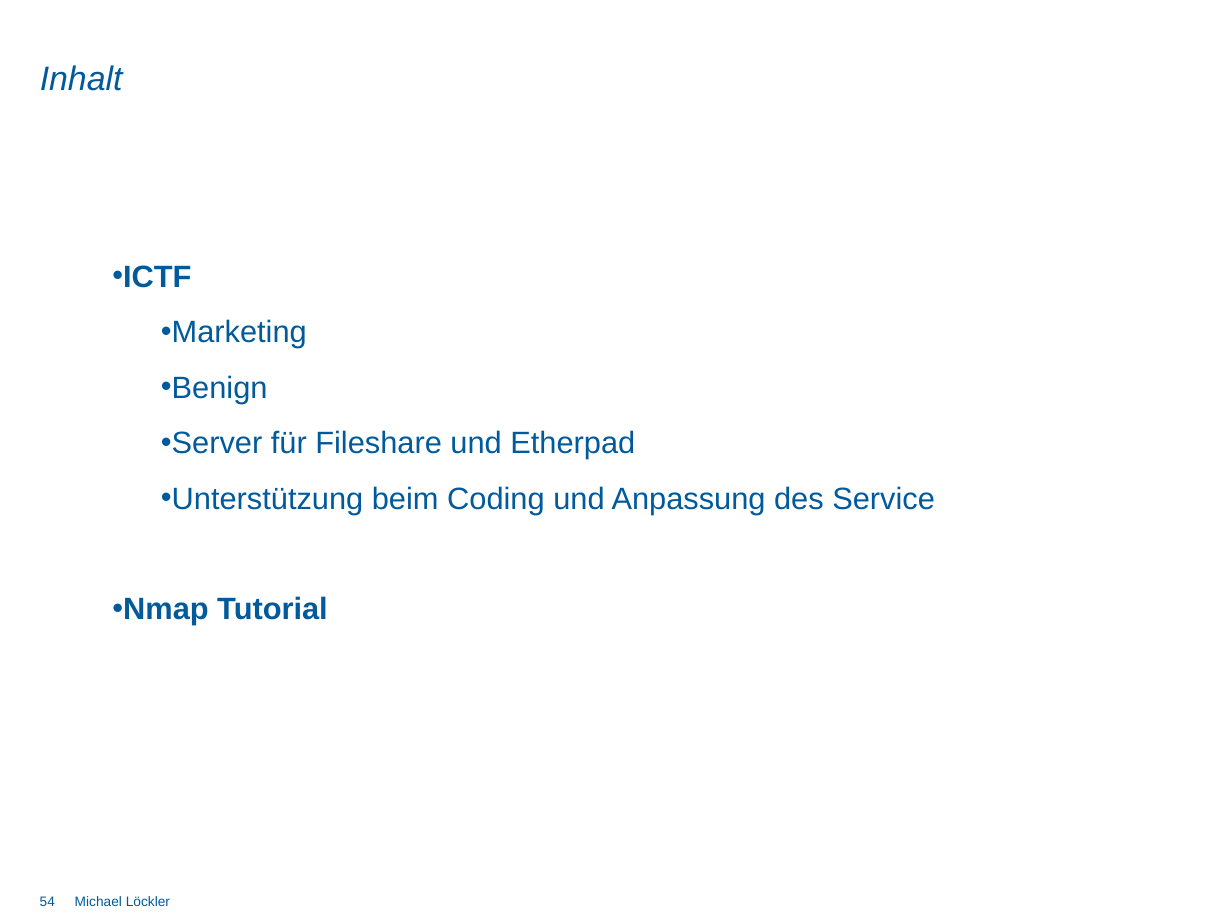
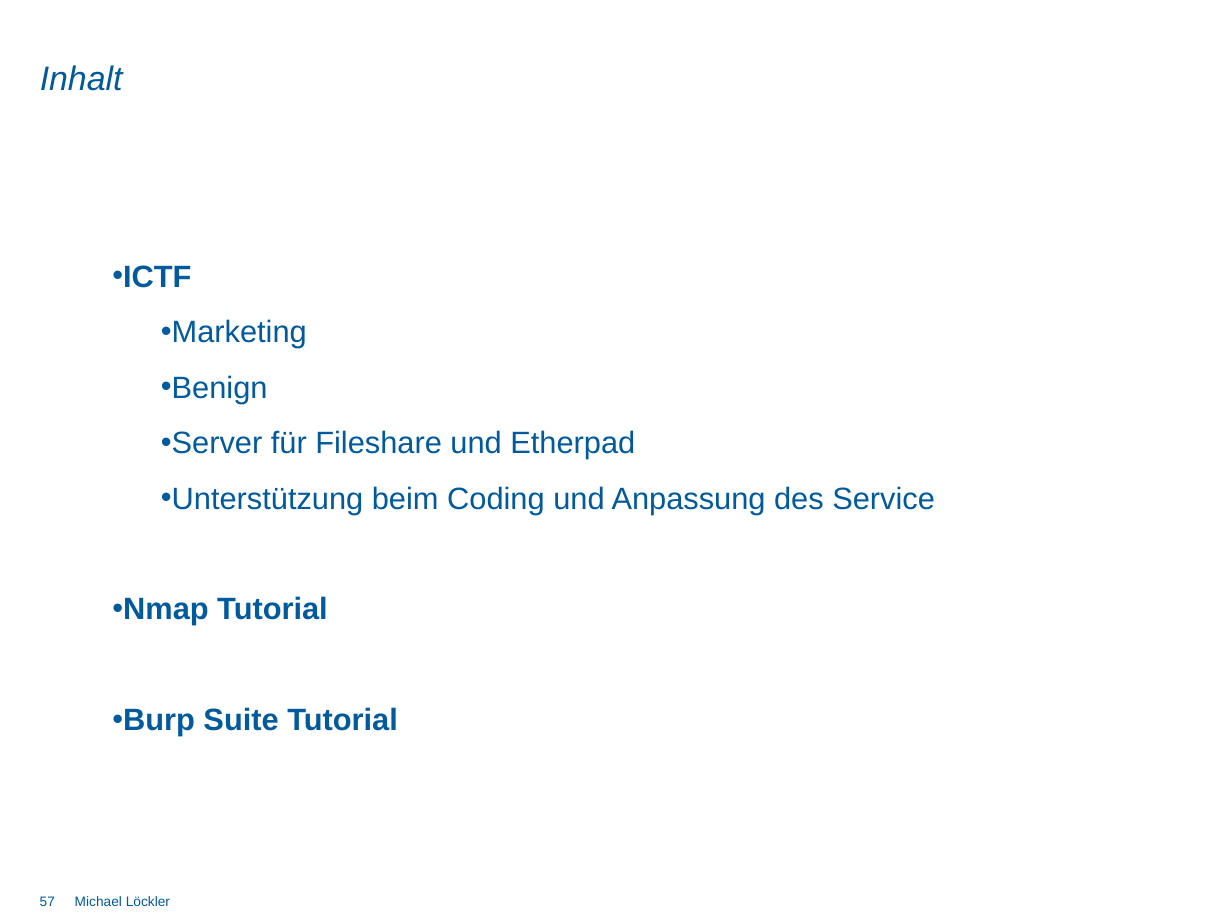
Before and after one commit to DominikSchlecht/masterProjWS15, a slide deck: slide 57 of Praesentation/Abschlusspräsentation/Endpräsentation_Gesamt.pptx (slide 54 before the commit). Drawn at 1232x924 pixels with LibreOffice and Linux fonts; fonts in the diff are those of the drawing; background and template pictures are left out. Boxes give left, top, right and bottom in pixels: in the first picture for what was removed or moved away, otherwise in the second. Text is boxed around its words. In the diff, an @@ line names an element or a change of style, - is before the commit and + after.

```diff
--- a/Praesentation/Abschlusspräsentation/Endpräsentation_Gesamt.pptx
+++ b/Praesentation/Abschlusspräsentation/Endpräsentation_Gesamt.pptx
@@ text at (123, 707, 398, 736): paragraph added @@
+  • Burp Suite Tutorial
@@ page number at (40, 896, 55, 906): text changed @@
-54
+57
```
Also in this commit, not shown: 17 other slides changed, 4 slides added, 1 other file.
